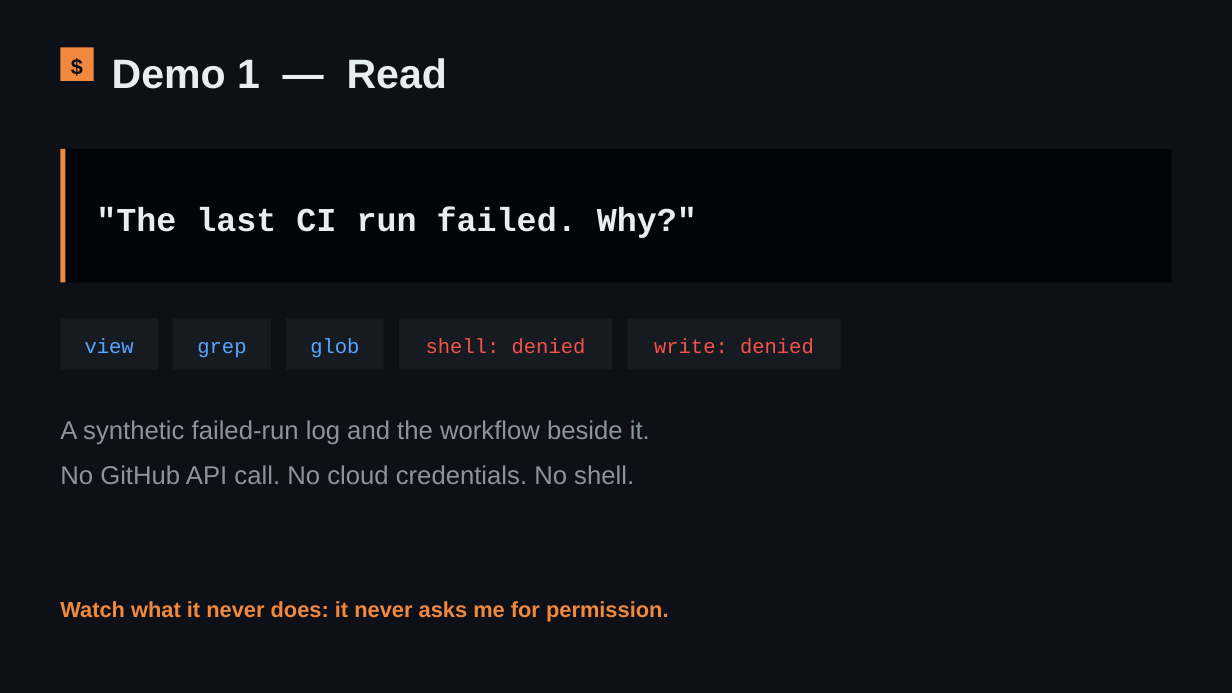
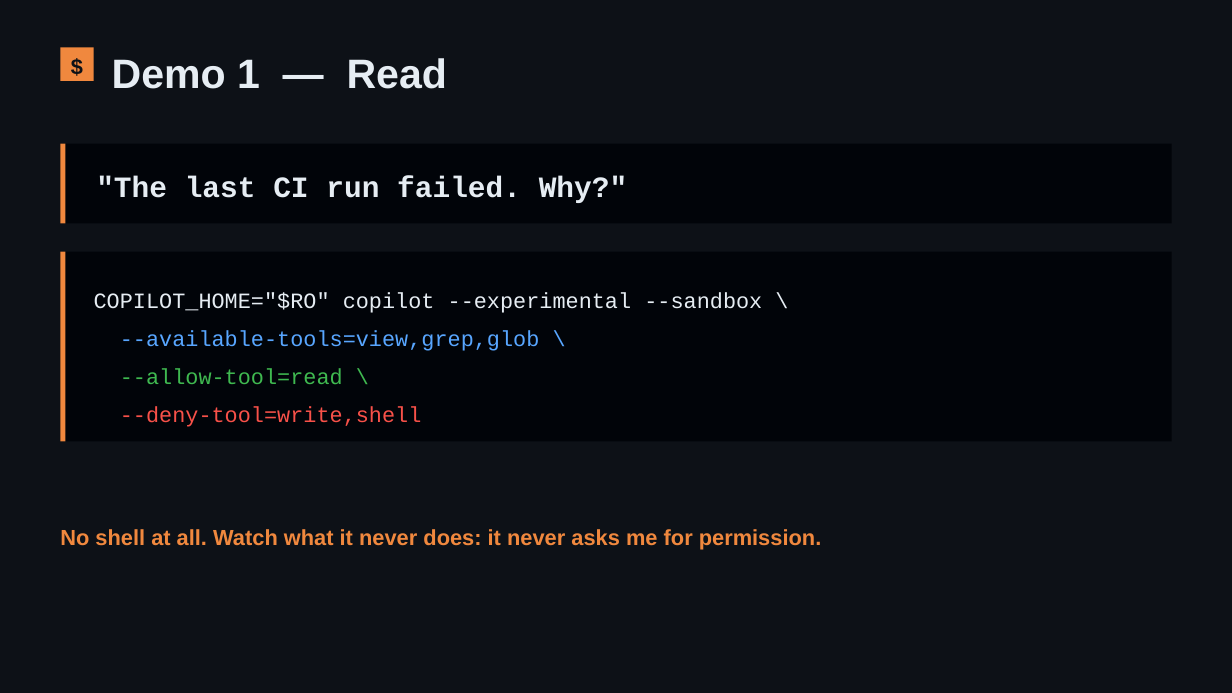
Before and after one commit to adilshehzad786/copilot-cli-real-infra, a slide deck: slide 6 of presentations/copilot-cli-real-infra-deck.pptx. Drawn at 1232x693 pixels with LibreOffice and Linux fonts; fonts in the diff are those of the drawing. Boxes give left, top, right and bottom in pixels: in the first picture for what was removed or moved away, otherwise in the second. Text is boxed around its words. In the diff, an @@ line names an element or a change of style, - is before the commit and + after.

```diff
--- a/presentations/copilot-cli-real-infra-deck.pptx
+++ b/presentations/copilot-cli-real-infra-deck.pptx
@@ rectangle: place and size @@
-rectangle at box(60, 149, 1172, 282)
+rectangle at box(60, 144, 1172, 224)
@@ rectangle: place and size @@
-rectangle at box(60, 149, 66, 282)
+rectangle at box(60, 144, 66, 224)
@@ text ""The last CI run failed. ..." at box(96, 176, 628, 203): size 26 to 23 pt @@
@@ rectangle added at box(60, 251, 1172, 442), fill #010409 @@
@@ rectangle added at box(60, 251, 66, 442), fill #F0883E @@
@@ text added at box(94, 292, 762, 427), 17 pt, text #E6EDF3 @@
+COPILOT_HOME="$RO" copilot --experimental --sandbox \
+--available-tools=view,grep,glob \
+--allow-tool=read \
+--deny-tool=write,shell
@@ rectangle removed at box(60, 318, 158, 370) @@
@@ rectangle removed at box(174, 318, 272, 370) @@
@@ rectangle removed at box(287, 318, 384, 370) @@
@@ rectangle removed at box(399, 318, 613, 370) @@
@@ rectangle removed at box(628, 318, 841, 370) @@
@@ text removed at box(85, 339, 134, 353) @@
-view
@@ text removed at box(197, 342, 246, 358) @@
-grep
@@ text removed at box(310, 339, 359, 358) @@
-glob
@@ text removed at box(426, 339, 586, 354) @@
-shell: denied
@@ text removed at box(654, 339, 814, 354) @@
-write: denied
@@ text removed at box(60, 420, 650, 484) @@
-A synthetic failed-run log and the workflow beside it.
-No GitHub API call. No cloud credentials. No shell.
@@ text at box(60, 529, 822, 550): text changed @@
-Watch what it never does: it never asks me for permission.
+No shell at all. Watch what it never does: it never asks me for permission.
```
Also in this commit, not shown: 1 other slide changed, 1 slide added, 1 slide removed, 44 other files.
